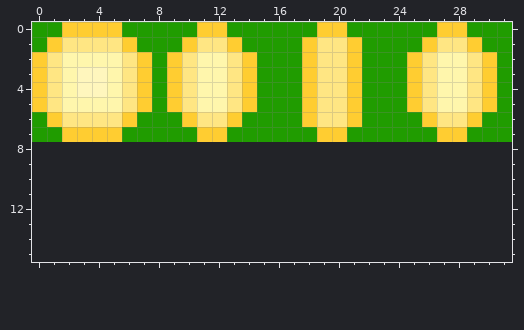
Pixel-art sprite -- gfx/coin-8px.png. The picture above is the old version.
The file is 32x8 pixels. The old version is drawn lined up with the new one, on the new canvas.
The same view after the edit:
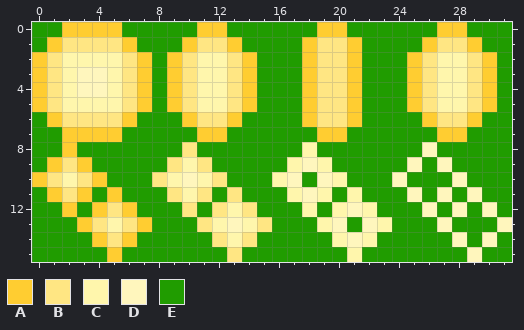
Palette (. is transparent): A #ffcd31  B #ffe683  C #fff6ac  D #fff6bd  E #209c00
The commit says: Add a disappearing animation for the coins
What changed:
canvas 32x8 -> 32x16
The edit adds colour A in row 8 at x 2; in row 9 at x 1 and 3; in row 10 at x 0 and 4; in row 11 at x 1, 3 and 5; in row 12 at x 2, 4 and 6; in row 13 at x 3 and 7.
The edit adds colour A in row 14 at x 4 and 6; in row 15 at x 5.
The edit adds colour B in row 8 at x 10; in row 9 at x 2, 9 and 11; in row 10 at x 1, 3, 8 and 12; in row 11 at x 2, 9, 11 and 13; in row 12 at x 5, 10, 12 and 14; in row 13 at x 4, 6, 11 and 15.
The edit adds colour B in row 14 at x 5, 12 and 14; in row 15 at x 13.
The edit adds colour C in row 8 at x 18; in row 9 at x 10, 17 and 19; in row 10 at x 2, 9, 11, 16 and 20; in row 11 at x 10, 17, 19 and 21; in row 12 at x 13, 18, 20 and 22; in row 13 at x 5, 12, 14, 19 and 23.
The edit adds colour C in row 14 at x 13, 20 and 22; in row 15 at x 21.
The edit adds colour D in row 8 at x 26; in row 9 at x 18, 25 and 27; in row 10 at x 10, 17, 19, 24 and 28; in row 11 at x 18, 25, 27 and 29; in row 12 at x 21, 26, 28 and 30; in row 13 at x 13, 20, 22, 27 and 31.
The edit adds colour D in row 14 at x 21, 28 and 30; in row 15 at x 29.
The edit adds colour E in row 8 at x 0 to 1, 3 to 9, 11 to 17, 19 to 25 and 27 to 31; in row 9 at x 0, 4 to 8, 12 to 16, 20 to 24, 26 and 28 to 31; in row 10 at x 5 to 7, 13 to 15, 18, 21 to 23, 25 to 27 and 29 to 31; in row 11 at x 0, 4, 6 to 8, 12, 14 to 16, 20, 22 to 24, 26, 28 and 30 to 31; in row 12 at x 0 to 1, 3, 7 to 9, 11, 15 to 17, 19, 23 to 25, 27, 29 and 31; in row 13 at x 0 to 2, 8 to 10, 16 to 18, 21, 24 to 26 and 28 to 30.
The edit adds colour E in row 14 at x 0 to 3, 7 to 11, 15 to 19, 23 to 27, 29 and 31; in row 15 at x 0 to 4, 6 to 12, 14 to 20, 22 to 28 and 30 to 31.
Boxes around the changes in both pictures, in picture pixels (x1, y1, x2, y2):
added: (32, 142, 512, 262)
